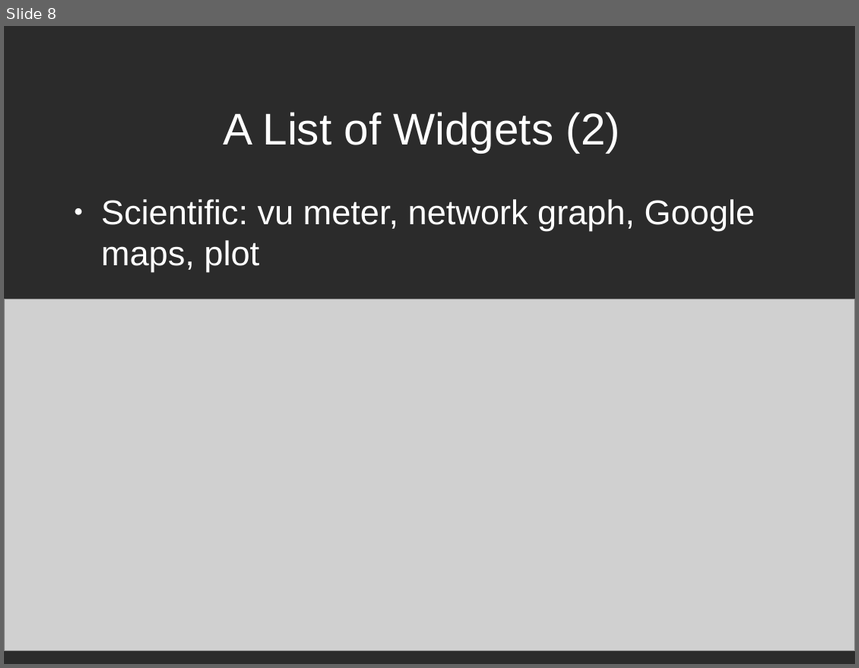
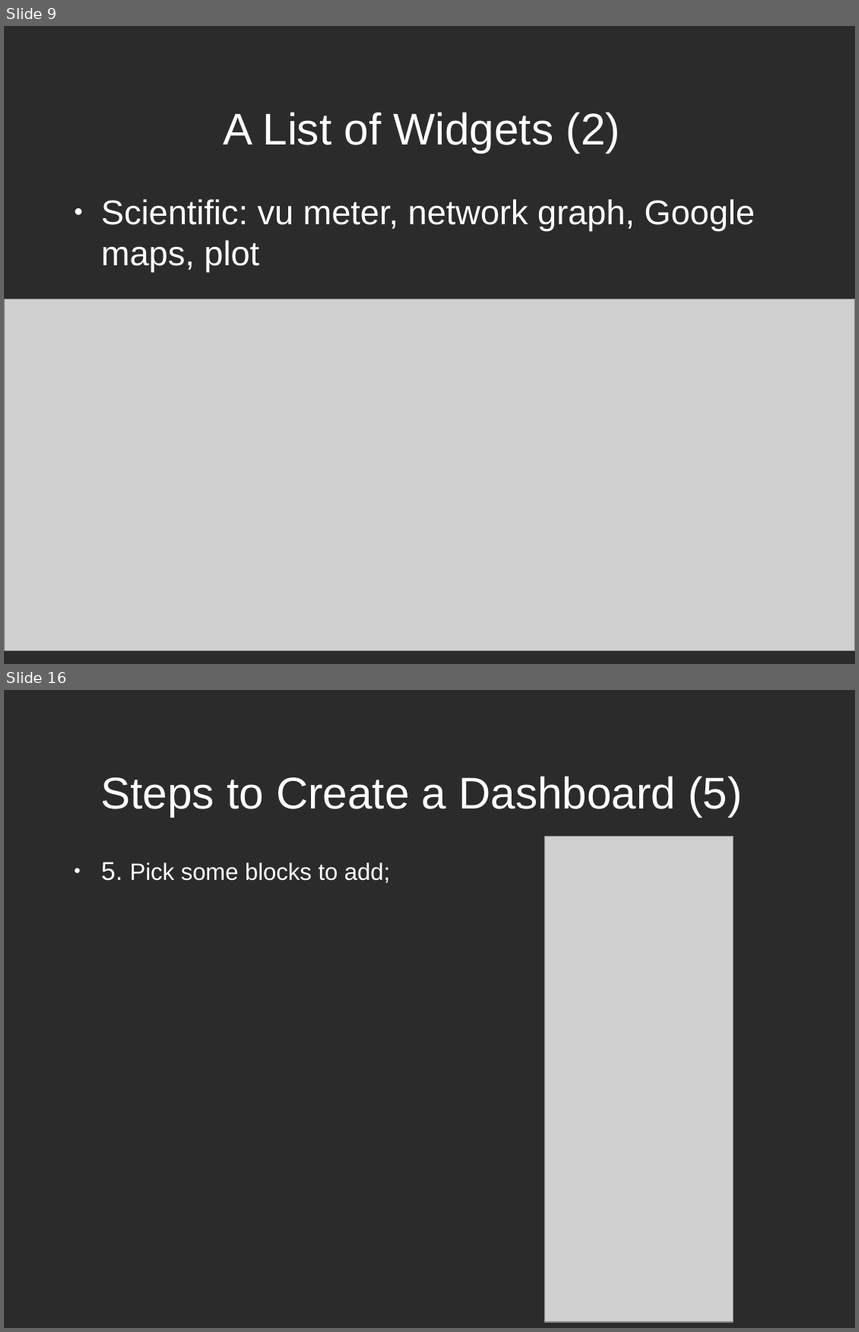
Before and after one commit to AutonomyLab/rosdash, a slide deck: doc/rosdash.odp. Shown one above the other, each under a label of ours: slide 8 before the commit, slides 9 and 16 after it; the slides between them are not shown. The pictures are 859x668 and 859x1332 pixels, drawn with LibreOffice and Linux fonts; fonts in the diff are those of the drawing; grey boxes stand for pictures; background and template pictures are left out; a plain dark background stands for a picture behind light text. Boxes give left, top, right and bottom in pixels: in the first picture for what was removed or moved away, otherwise in the second. Text is boxed around its words. In the diff, an @@ line names an element or a change of style, - is before the commit and + after.

```diff
--- a/doc/rosdash.odp
+++ b/doc/rosdash.odp
@@ slide 16 added at bbox=[4, 690, 855, 1328], background picture (left out) @@
@@ title added at bbox=[101, 776, 742, 816], 41.4 pt, text #FFFFFF @@
+Steps to Create a Dashboard (5)
@@ picture added at bbox=[545, 836, 734, 1322] @@
@@ text added at bbox=[101, 862, 390, 883], 22 pt, text #FFFFFF @@
+● 5. Pick some blocks to add;
@@ what was slide 8 is now slide 9 @@
```
Also in this commit, not shown: 5 slides changed, 10 other slides added, 2 slides removed, 10 other files.
